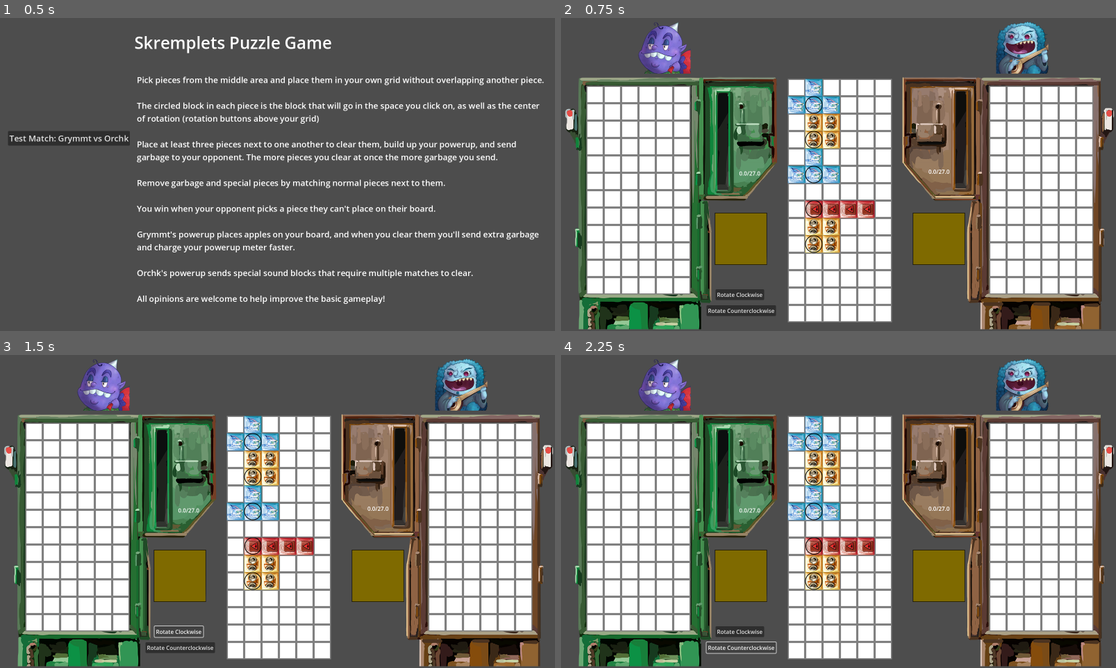
Above: before the commit, frames 1-4 (two rows, left to right).
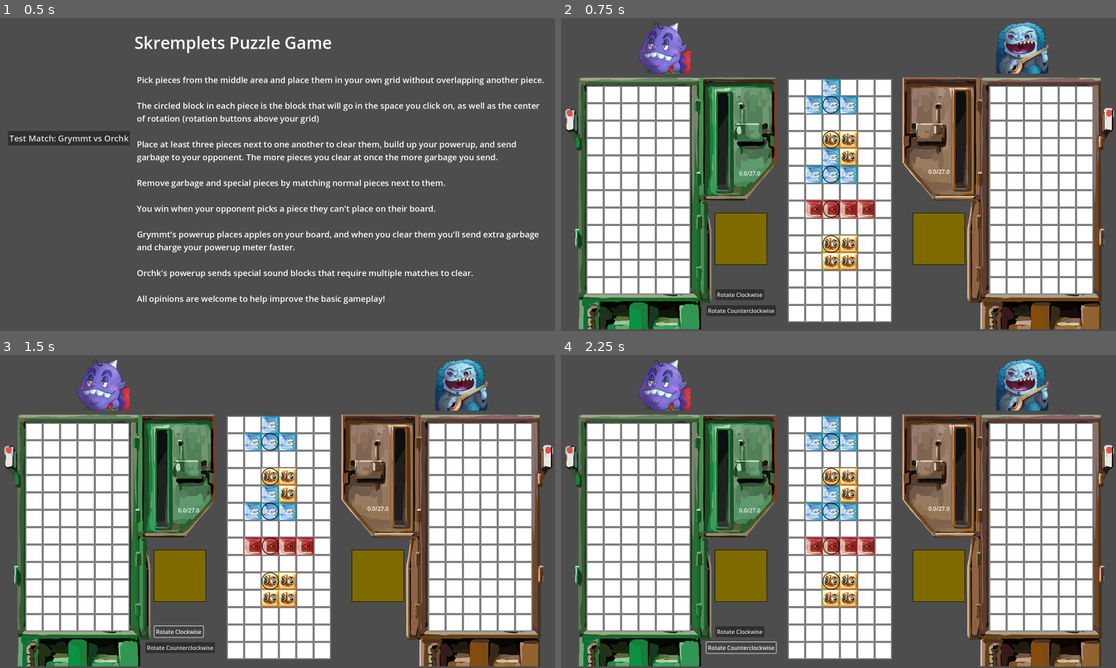
Above: after the commit, the same moments.

Repository: VincentBorchardt/Skremplets-Puzzle-Game-RPJ-2025
Game: Godot game, scene res://scenes/title_screen.tscn
Same seed, same stepped clock (60 frames per second), same inputs: the game is played once before the commit and once after it.
Inputs:
- Up to frame 1 (0.5 s): no input
- Up to frame 2 (0.75 s): click "Test Match: Grymmt vs Orchk" at 0.5 s
- Up to frame 3 (1.5 s): click "Rotate Clockwise" at 1.25 s
- Up to frame 4 (2.25 s): click "Rotate Counterclockwise" at 2 s

Frame 1 is identical in both runs. In frame 2, 3.8% of the frame differs, in the area x 40-54%, y 19-81%; in frame 3, 3.8%; in frame 4, 3.8%.

Commit message:
Started NeutralGrid populate rework
I gave each piece an x_length and y_length (hardcoded, maybe should change to get from the secondary_points) and changed the populate function to only rotate if y is greater than x. Next is to change how it's populated (filling things without gaps dynamically until it's full)

Diff:
--- a/resources/pieces/apple_power_up.tres
+++ b/resources/pieces/apple_power_up.tres
@@ -8,6 +8,8 @@
 owner = 0
 root_point_location = Vector2i(0, 0)
 secondary_points = Array[Vector2i]([Vector2i(0, 0)])
+x_length = 1
+y_length = 1
 image = ExtResource("1_8agi2")
 type = 6
 power_up_type = 1
--- a/resources/pieces/blue_four_t.tres
+++ b/resources/pieces/blue_four_t.tres
@@ -8,6 +8,8 @@
 owner = 0
 root_point_location = Vector2i(0, 0)
 secondary_points = Array[Vector2i]([Vector2i(0, -1), Vector2i(0, 0), Vector2i(0, 1), Vector2i(1, 0)])
+x_length = 2
+y_length = 3
 image = ExtResource("1_ewmfe")
 type = 1
 power_up_type = 0
--- a/resources/pieces/garbage_block.tres
+++ b/resources/pieces/garbage_block.tres
@@ -8,6 +8,8 @@
 owner = 0
 root_point_location = Vector2i(0, 0)
 secondary_points = Array[Vector2i]([Vector2i(0, 0)])
+x_length = 1
+y_length = 1
 image = ExtResource("1_vlafm")
 type = 5
 power_up_type = 0
--- a/resources/pieces/green_three_three_bottle.tres
+++ b/resources/pieces/green_three_three_bottle.tres
@@ -8,6 +8,8 @@
 owner = 0
 root_point_location = Vector2i(0, 0)
 secondary_points = Array[Vector2i]([Vector2i(0, -1), Vector2i(-1, 0), Vector2i(0, 0), Vector2i(1, 0), Vector2i(-1, 1), Vector2i(0, 1), Vector2i(1, 1)])
+x_length = 3
+y_length = 3
 image = ExtResource("1_6rj5t")
 type = 3
 power_up_type = 0
--- a/resources/pieces/red_four_line.tres
+++ b/resources/pieces/red_four_line.tres
@@ -7,9 +7,11 @@
 script = ExtResource("1_stb0y")
 owner = 2
 root_point_location = Vector2i(0, 0)
-secondary_points = Array[Vector2i]([Vector2i(0, 0), Vector2i(0, 1), Vector2i(0, 2), Vector2i(0, 3)])
+secondary_points = Array[Vector2i]([Vector2i(0, -1), Vector2i(0, 0), Vector2i(0, 1), Vector2i(0, 2)])
+x_length = 1
+y_length = 4
 image = ExtResource("1_worr0")
 type = 0
 power_up_type = 0
-translation = Vector2(0, 75)
+translation = Vector2(0, 25)
 rotation = 0.0
--- a/resources/pieces/sound_at_one_power_up.tres
+++ b/resources/pieces/sound_at_one_power_up.tres
@@ -8,6 +8,8 @@
 owner = 0
 root_point_location = Vector2i(0, 0)
 secondary_points = Array[Vector2i]([Vector2i(0, 0)])
+x_length = 1
+y_length = 1
 image = ExtResource("1_ixdqy")
 type = 6
 power_up_type = 3
--- a/resources/pieces/sound_at_two_power_up.tres
+++ b/resources/pieces/sound_at_two_power_up.tres
@@ -8,6 +8,8 @@
 owner = 0
 root_point_location = Vector2i(0, 0)
 secondary_points = Array[Vector2i]([Vector2i(0, 0)])
+x_length = 1
+y_length = 1
 image = ExtResource("1_vxrys")
 type = 6
 power_up_type = 2
--- a/resources/pieces/yellow_four_square.tres
+++ b/resources/pieces/yellow_four_square.tres
@@ -8,6 +8,8 @@
 owner = 2
 root_point_location = Vector2i(0, 0)
 secondary_points = Array[Vector2i]([Vector2i(0, 0), Vector2i(1, 0), Vector2i(0, 1), Vector2i(1, 1)])
+x_length = 2
+y_length = 2
 image = ExtResource("1_1elxg")
 type = 2
 power_up_type = 0
--- a/scripts/grid.gd
+++ b/scripts/grid.gd
@@ -19,8 +19,6 @@
 
 func _ready() -> void:
 	spaces_list = $Spaces.get_children()
-	print(grid_owner)
-	print(spaces_list.size())
 	for space in spaces_list:
 		space.space_owner = grid_owner
 	if background_image:
--- a/scripts/neutral_grid.gd
+++ b/scripts/neutral_grid.gd
@@ -37,8 +37,9 @@
 	for i in range(5):
 		var index = randi() % 3
 		var piece = load(piece_storage[index]).duplicate()
-		piece.rotate(-TAU/4)
-		var location = Vector2i(1, ((2 * i) + 1))
+		if piece.x_length < piece.y_length:
+			piece.rotate(-TAU/4)
+		var location = Vector2i(2, ((2 * i) + 1))
 		# TODO This doesn't check if the space is legal, it shouldn't in this hack but likely will eventually
 		place_piece(piece, location)
 	#print(piece_list)
--- a/scripts/piece.gd
+++ b/scripts/piece.gd
@@ -3,12 +3,17 @@
 @export var owner: Inventory.Player
 @export var root_point_location: Vector2i
 @export var secondary_points: Array[Vector2i]
+#TODO This should probably be calculated in code rather than hardcoded per piece
+@export var x_length: int
+@export var y_length: int
 @export var image: Texture2D
 @export var type: Inventory.Type
 @export var power_up_type: Inventory.PowerUpType
 @export var translation: Vector2
 # currently in radians (so 90 degrees = TAU/4),
 @export var rotation: float
+
+
 
 func is_special_touching(piece2):
 	if piece2.type == Inventory.Type.GARBAGE or piece2.type == Inventory.Type.POWERUP:
Binary file changed: assets/pieces/final_pieces/red_four_line.png
